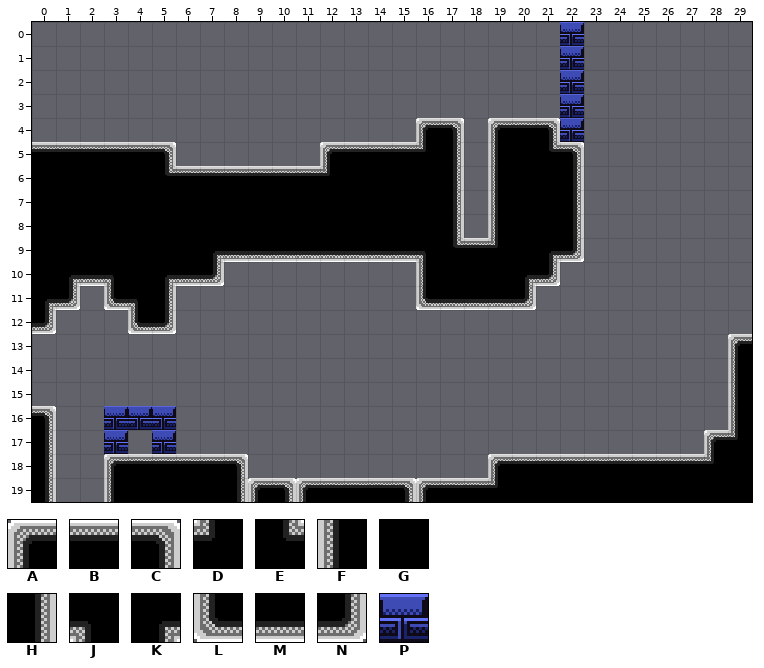
A Tiled map gets an edit: Assets/maps/BookmarkLevels/1 - Prison/5 - Lantern.tmx. Above is the file before it was changed.
Cells are 16x16 px. Shown: x 0..29, y 0..19.
Key: from "Memory world tileset": A 0, B 1, C 2, D 3, E 4, F 5, G 6, H 7, J 8, K 9, L 10, M 11, N 12; from "On and off tiles blue": P 1.
_ is an empty cell, # one hidden under a higher layer.
Layers that did not change in this view are not listed.
Layer "ground" before, first column x 0:
 0 ______________________________
 1 ______________________________
 2 ______________________________
 3 ______________________________
 4 ________________AC_ABC________
 5 BBBBBC______ABBBDH_FGEC_______
 6 GGGGGEBBBBBBDGGGGH_FGGH_______
 7 GGGGGGGGGGGGGGGGGH_FGGH_______
 8 GGGGGGGGGGGGGGGGGH_FGGH_______
 9 GGGGGGGKMMMMMMMMJEBDGKN_______
10 GKMJGKMN________FGGGKN________
11 KN_LJH__________LMMMN_________
12 N___LN________________________
13 _____________________________A
14 _____________________________F
15 _____________________________F
16 C__#_________________________F
17 H__#_#______________________AD
18 H__ABBBBC__________ABBBBBBBBDG
19 H__FGGGGHACABBBCABBDGGGGGGGGGG
And afterwards:
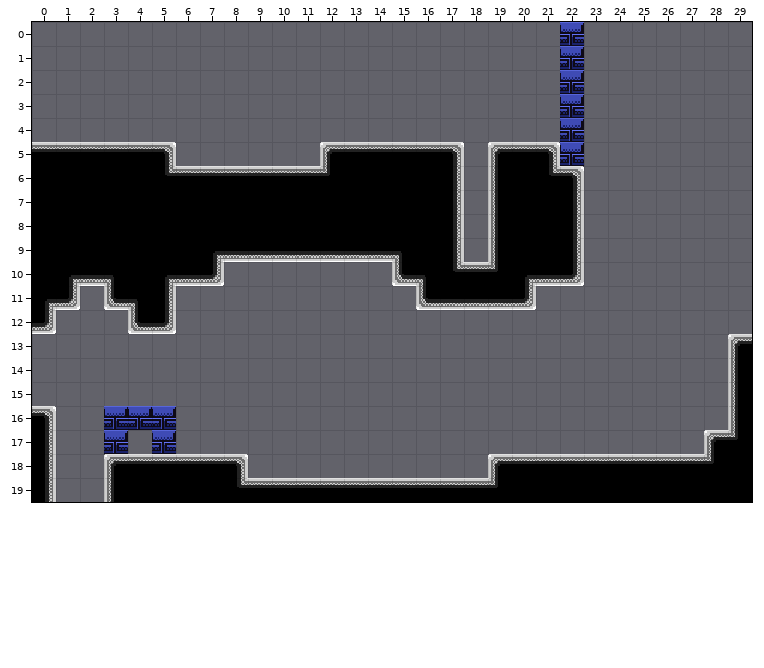
What changed:
Layer "ground":
y 4: x 16..17 AC -> __; x 19..21 ABC -> ___
y 5: x 16..17 DH -> BC; x 19..22 FGEC -> ABC_
y 6: x 21..22 GH -> EC
y 9: x 15..19 MJEBD -> JGH_F; x 21..22 KN -> GH
y 10: x 15..19 _FGGG -> LJEBD; x 21..22 N_ -> MN
y 19: x 8..11 HACA -> EBBB; x 15..16 CA -> BB
Layer "onoff-defaulton":
y 5: x 22 _ -> P
Changed places in both pictures, as pixel boxes (x1, y1, x2, y2):
changed: (416, 118, 464, 154)
changed: (488, 118, 584, 178)
changed: (392, 238, 498, 286)
changed: (548, 250, 584, 286)
changed: (237, 478, 308, 502)
changed: (404, 478, 428, 502)
